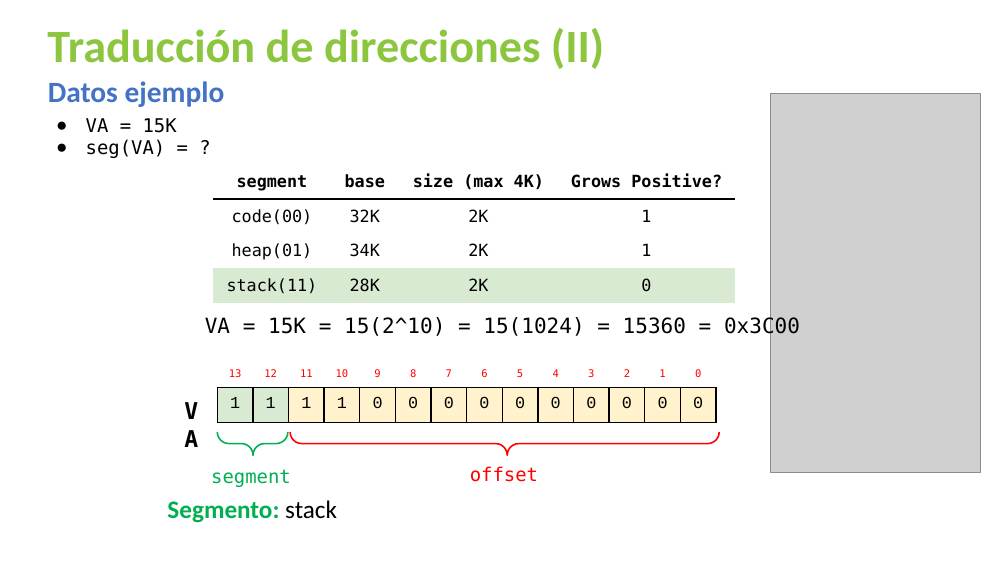
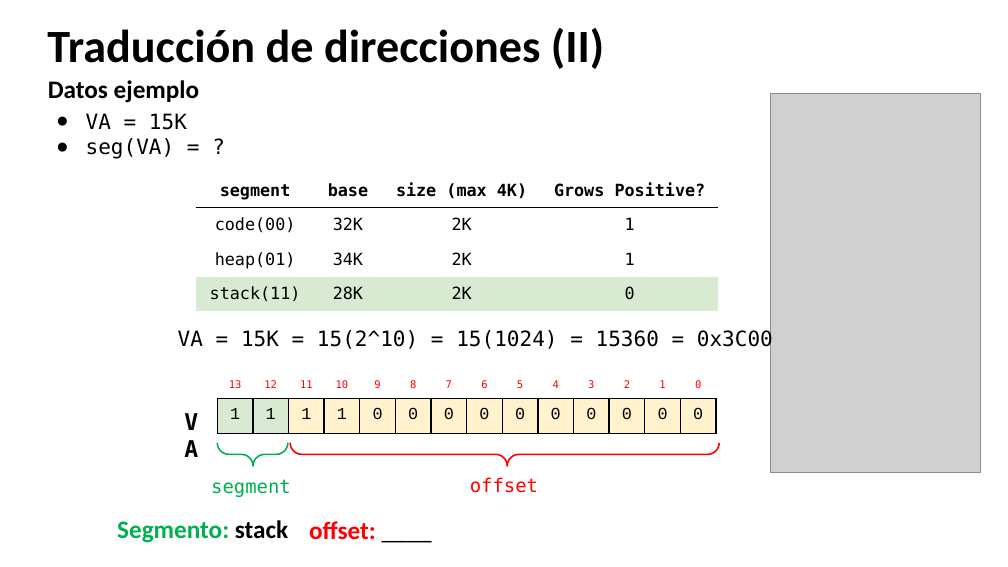
Before and after one commit to udea-so/apuntes_2026-2_SO-virtual, a slide deck: slide 44 of clase_09/SO_apuntes_clase9.pptx (slide 37 before the commit). Drawn at 1008x567 pixels with LibreOffice and Linux fonts; fonts in the diff are those of the drawing; grey boxes stand for pictures. Boxes give left, top, right and bottom in pixels: in the first picture for what was removed or moved away, otherwise in the second. Text is boxed around its words. In the diff, an @@ line names an element or a change of style, - is before the commit and + after.

```diff
--- a/clase_09/SO_apuntes_clase9.pptx
+++ b/clase_09/SO_apuntes_clase9.pptx
@@ title "Traducción de direcciones (II)" at (47, 28, 604, 69): text colour #8CC63E to #000000 @@
@@ text "Datos ejemplo" at (48, 80, 200, 159): size 28 to 24 pt, text colour #4472C4 to #000000 in "Datos ejemplo"; size 18 to 20 pt in "VA = 15K", "seg(VA) = ?" @@
@@ table: place and size @@
-table at (212, 165, 735, 306)
+table at (196, 173, 718, 315)
@@ text "VA = 15K = 15(2^10) ...": place and size @@
-text "VA = 15K = 15(2^10) ..." at (268, 316, 800, 338)
+text "VA = 15K = 15(2^10) ..." at (241, 329, 773, 351)
@@ 3 texts, 2 right braces, 1 table: place and size @@
-3 texts, 2 right braces, 1 table at (205, 317, 720, 487)
+3 texts, 2 right braces, 1 table at (178, 330, 720, 497)
@@ text "Segmento: stack": place and size @@
-text "Segmento: stack" at (167, 500, 337, 523)
+text "Segmento: stack" at (117, 520, 288, 543)
@@ text "Segmento: stack" at (117, 520, 288, 543): bold on in "stack"; alignment left to right @@
@@ text added at (309, 521, 376, 540), 24 pt, text #FF0000, bold @@
+offset: ____
```
Also in this commit, not shown: 46 other slides changed, 12 slides added, 1 slide removed, 6 other files.
